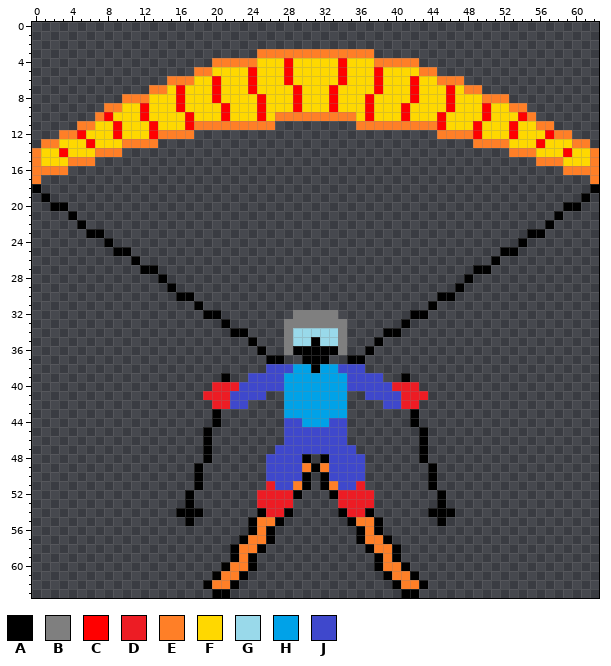
Pixel-art sprite: JavaSki/src/spielereien/ski/sprites/gliding.png. That is the earlier state.
The file is 63x64 pixels.
Palette (. is transparent): A #000000  B #7f7f7f  C #ff0000  D #ed1c24  E #ff7f27  F #ffd800  G #99d9ea  H #00a2e8  J #3f48cc
Pixels before (only the part around the change), first column x 0:
 6 ...............EEEFFCFFFCFFFCFFFFFCFFFCFFFCFFEEE...............
 7 .............EEFCFFFCFFFCFFFFCFFFCFFFFCFFFCFFFCFEE.............
 8 ..........EEEFFFCFFFCFFFFCFFFCFFFCFFFCFFFFCFFFCFFFEEE..........
 9 ........EEFFCFFFCFFFFCFFFCFFFCFFFCFFFCFFFCFFFFCFFFCFFEE........
10 .......ECFFFCFFFFCFFFCFFFCFEEEEEEEEEFCFFFCFFFCFFFFCFFFCE.......
11 .....EEFFCFFFCFFFCEEEEEEEEE.........EEEEEEEEECFFFCFFFCFFEE.....
12 ...EECFFFCFFFCEEEE...........................EEEECFFFCFFFCEE...
13 .EEFFFCFFFEEEE...................................EEEEFFFCFFFEE.
14 EFFCFFFEEE...........................................EEEFFFCFFE
15 EFFFEEE.................................................EEEFFFE
16 EEEE.......................................................EEEE
17 E.............................................................E
18 A.............................................................A
19 .A...........................................................A.
20 ..AA.......................................................AA..
21 ....A.....................................................A....
22 .....A...................................................A.....
23 ......AA...............................................AA......
24 ........A.............................................A........
25 .........AA.........................................AA.........
26 ...........A.......................................A...........
27 ............AA...................................AA............
28 ..............A.................................A..............
29 ...............A...............................A...............
30 ................AA...........................AA................
31 ..................A.........................A..................
32 ...................AA........BBBBB........AA...................
33 .....................A......BBBBBBB......A.....................
34 ......................AA....BGGGGGB....AA......................
35 ........................A...BGGAGGB...A........................
36 .........................A..BAAAAAB..A.........................
37 ..........................AA..AAA..AA..........................
38 ..........................JJJHHAHHJJJ..........................
39 .....................A..JJJJHHHHHHHJJJJ..A.....................
40 ....................DDDJJJJJHHHHHHHJJJJJDDD....................
41 ...................DDDJJJJ..HHHHHHH..JJJJDDD...................
42 ....................DDJJ....HHHHHHH....JJDD....................
43 ....................A.......HHHHHHH.......A....................
44 ....................A.......JJHHHJJ.......A....................
45 ...................A........JJJJJJJ........A...................
46 ...................A........JJJJJJJ........A...................
47 ...................A.......JJJJJJJJJ.......A...................
48 ...................A......JJJJA.AJJJJ......A...................
49 ..................A.......JJJJEAEJJJJ.......A..................
50 ..................A.......JJJJA.AJJJJ.......A..................
51 ..................A.......DJJEA.AEJJD.......A..................
After the commit:
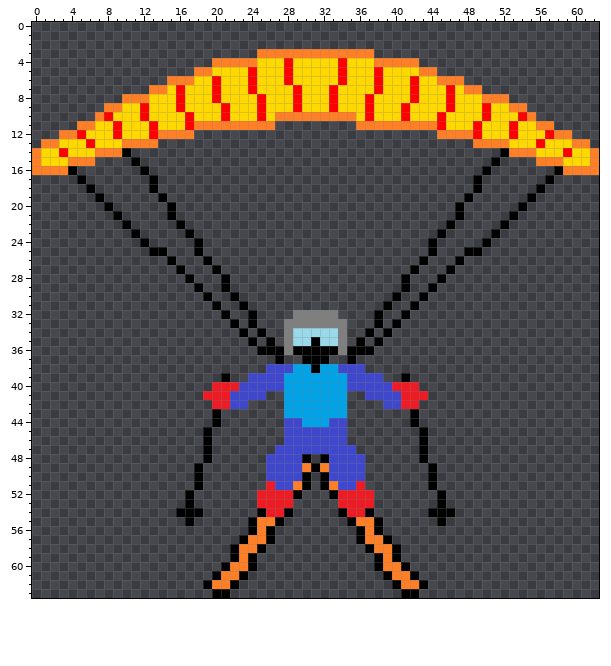
From old to new:
Changed rows in their new state; - is an unchanged pixel.
first column x 0:
14 ----------A-----------------------------------------A----------
15 -----------A---------------------------------------A-----------
16 ----A-------A-------------------------------------A-------A----
17 .----A-------A-----------------------------------A-------A----.
18 .-----A------A-----------------------------------A------A-----.
19 -.-----A------A---------------------------------A------A-----.-
20 --..----A------A-------------------------------A------A----..--
21 ----.----A-----A-------------------------------A-----A----.----
22 -----.----A-----A-----------------------------A-----A----.-----
23 ------..---A-----A---------------------------A-----A---..------
24 --------.---A-----A-------------------------A-----A---.--------
25 ---------..--AA---A-------------------------A---AA--..---------
26 -----------.---A---A-----------------------A---A---.-----------
27 ------------..--A---A---------------------A---A--..------------
28 --------------.--A---A-------------------A---A--.--------------
29 ---------------.--A--A-------------------A--A--.---------------
30 ----------------..-A--A-----------------A--A-..----------------
31 ------------------.-A--A---------------A--A-.------------------
32 -------------------..A--A-------------A--A..-------------------
33 ---------------------.A-A-------------A-A.---------------------
34 ----------------------.--A-----------A--.----------------------
35 --------------------------A---------A--------------------------
36 --------------------------AA-------AA--------------------------
37 --------------------------.---------.--------------------------
Where, in picture pixels (left, top, right, bottom), the same in both pictures:
changed: (32, 148, 284, 364)
changed: (347, 148, 599, 364)
